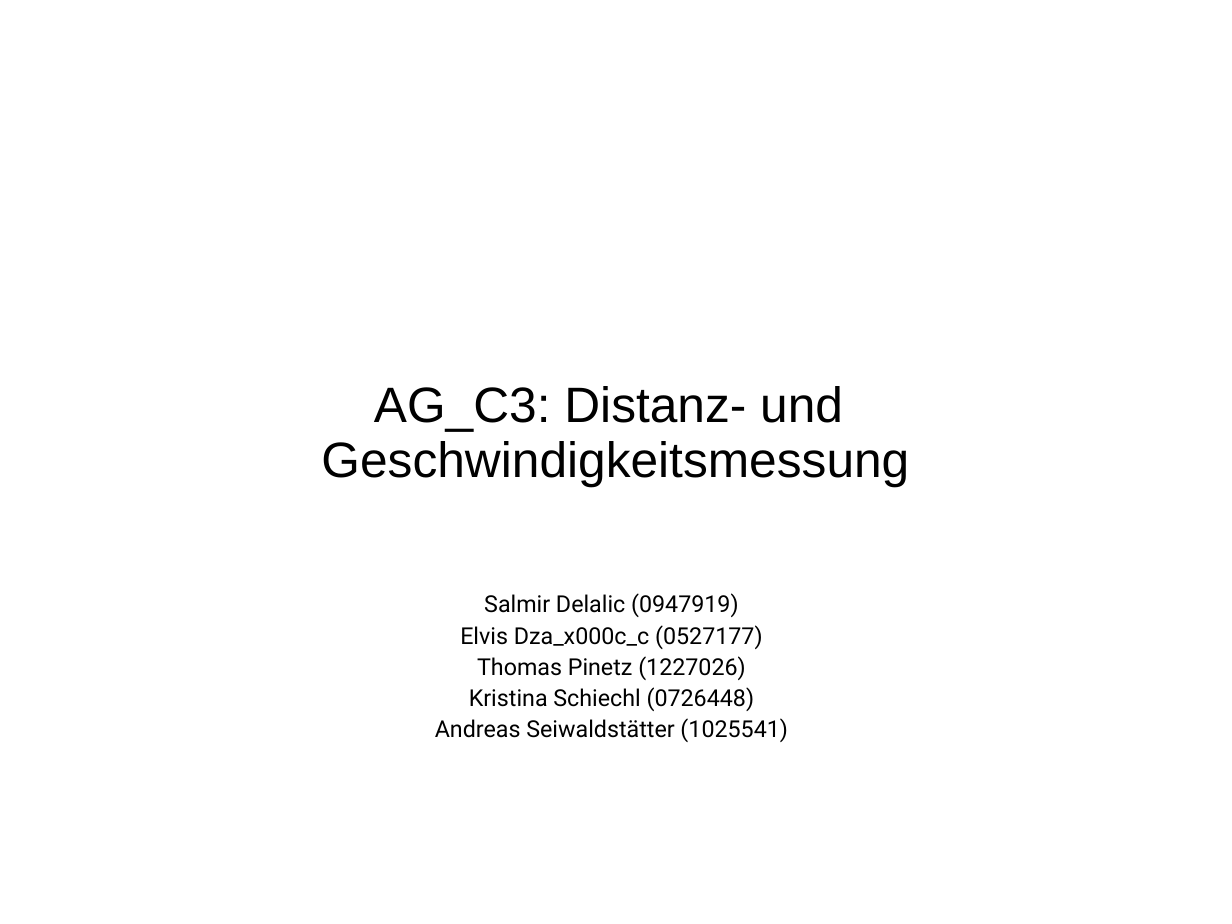
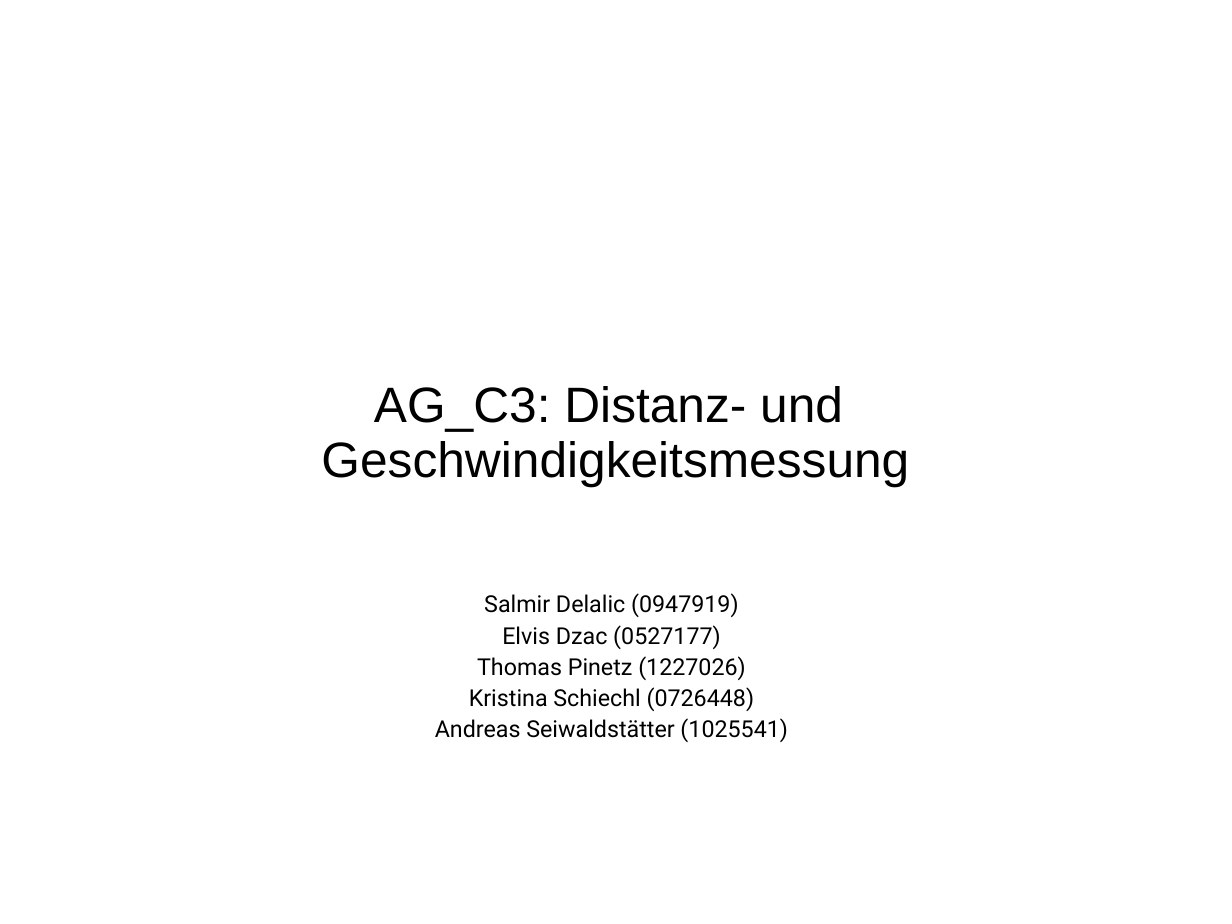
Before and after one commit to tpinetz/EDVBAG_C3, a slide deck: slide 1 of Documents/Zwischenpraesentation.ppt. Drawn at 1232x924 pixels with LibreOffice and Linux fonts; fonts in the diff are those of the drawing. Boxes give left, top, right and bottom in pixels: in the first picture for what was removed or moved away, otherwise in the second. Text is boxed around its words. In the diff, an @@ line names an element or a change of style, - is before the commit and + after.

Commit message:
Changed the presentation a bit.

```diff
--- a/Documents/Zwischenpraesentation.ppt
+++ b/Documents/Zwischenpraesentation.ppt
@@ text at (502, 625, 721, 649): text changed @@
-Elvis Dza_x000c_c (0527177)
+Elvis Dzac (0527177)
```
Also in this commit, not shown: 1 other slide changed.
